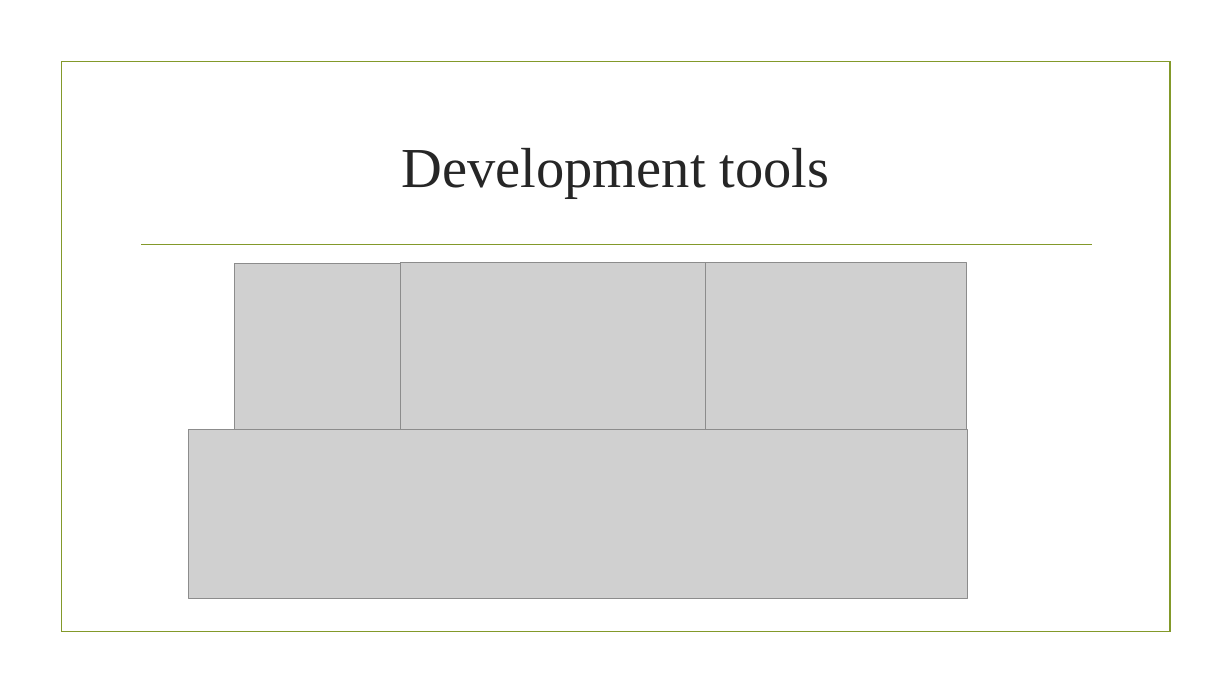
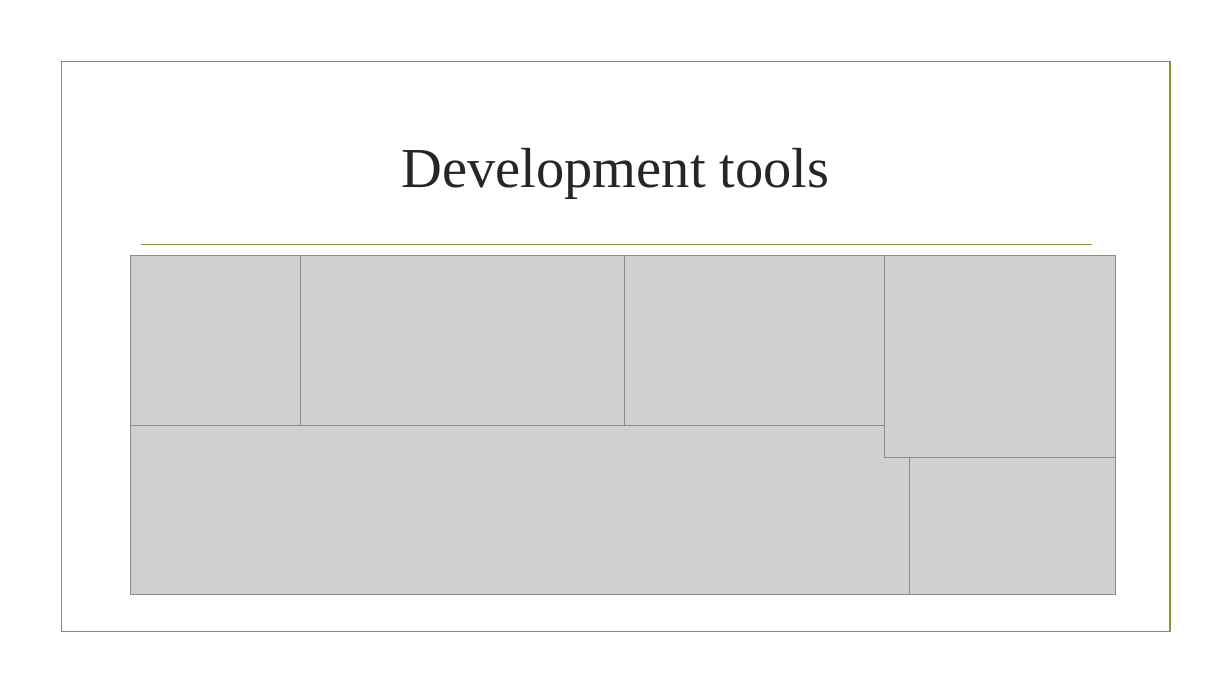
Before and after one commit to Pbdekeijzer/Project5-6, a slide deck: slide 4 of Presentatie/presentatie project 2 eerste fase.pptx. Drawn at 1232x693 pixels with LibreOffice and Linux fonts; fonts in the diff are those of the drawing; grey boxes stand for pictures; background and template pictures are left out. Boxes give left, top, right and bottom in pixels: in the first picture for what was removed or moved away, otherwise in the second. Text is boxed around its words. In the diff, an @@ line names an element or a change of style, - is before the commit and + after.

```diff
--- a/Presentatie/presentatie project 2 eerste fase.pptx
+++ b/Presentatie/presentatie project 2 eerste fase.pptx
@@ picture: place and size @@
-picture at [234, 263, 403, 433]
+picture at [131, 256, 300, 425]
@@ picture: place and size @@
-picture at [400, 263, 725, 433]
+picture at [300, 255, 625, 425]
@@ picture: place and size @@
-picture at [706, 262, 967, 432]
+picture at [625, 256, 885, 425]
@@ picture added at [885, 255, 1116, 457] @@
@@ picture: place and size @@
-picture at [189, 429, 968, 599]
+picture at [131, 425, 909, 595]
@@ picture added at [904, 429, 1116, 595] @@
```
Also in this commit, not shown: 2 other slides changed.
